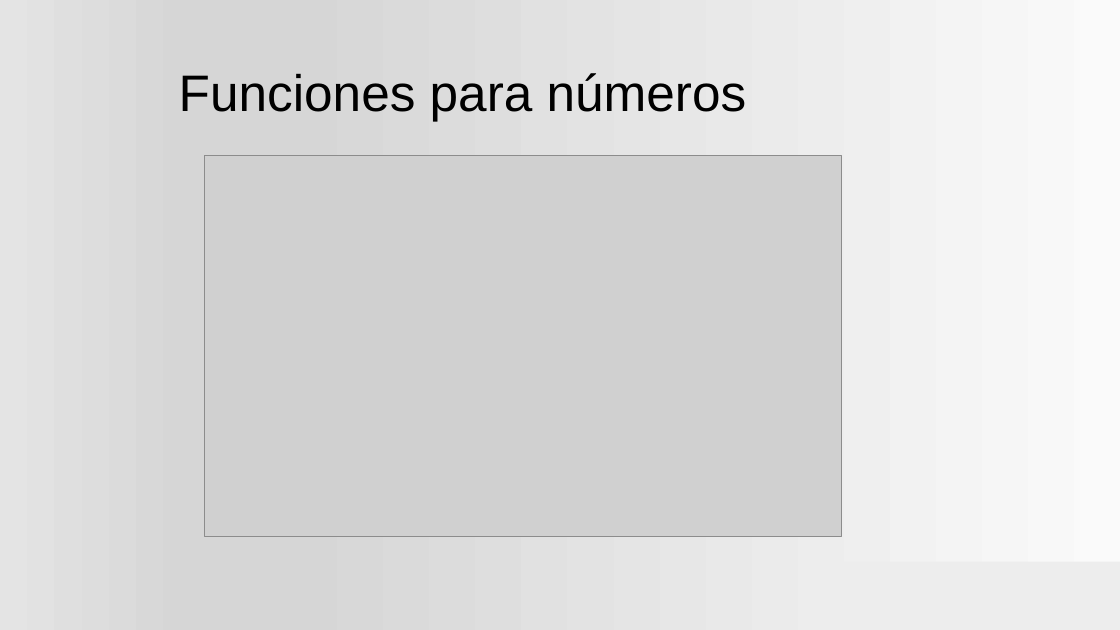
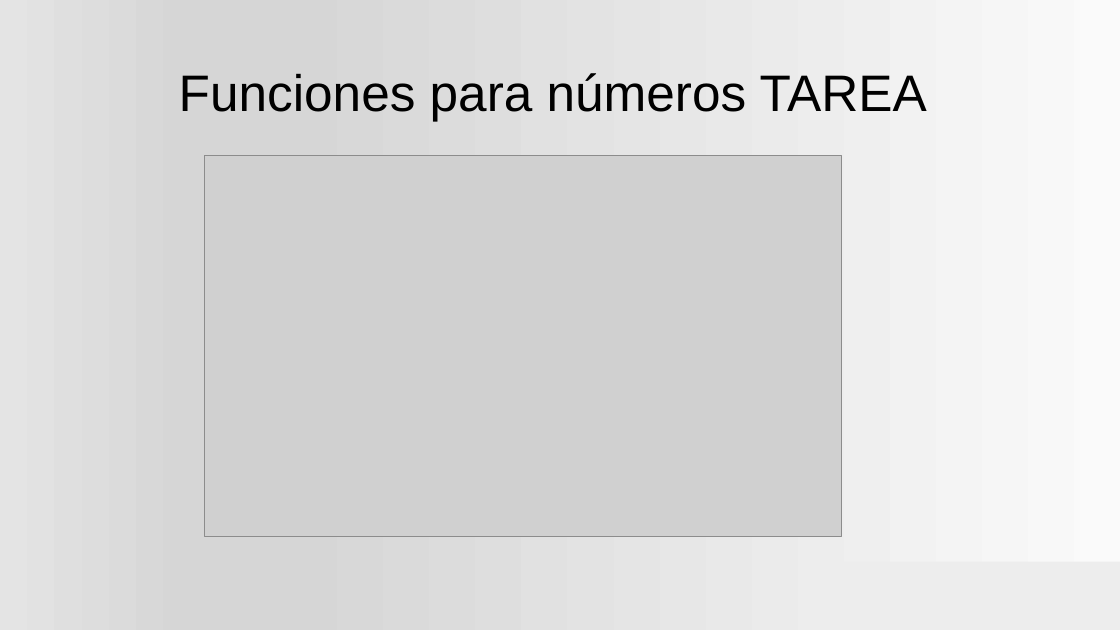
Before and after one commit to EnriqueHrdz/DAW, a slide deck: slide 34 of segundo parcial enrique/JavaScript/Plantilla.pptx. Drawn at 1120x630 pixels with LibreOffice and Linux fonts; fonts in the diff are those of the drawing; grey boxes stand for pictures; background and template pictures are left out. Boxes give left, top, right and bottom in pixels: in the first picture for what was removed or moved away, otherwise in the second. Text is boxed around its words. In the diff, an @@ line names an element or a change of style, - is before the commit and + after.

```diff
--- a/segundo parcial enrique/JavaScript/Plantilla.pptx
+++ b/segundo parcial enrique/JavaScript/Plantilla.pptx
@@ title at [179,73,927,121]: text changed @@
-Funciones para números
+Funciones para números TAREA
```
Also in this commit, not shown: 1 other slide changed, 32 other files.
